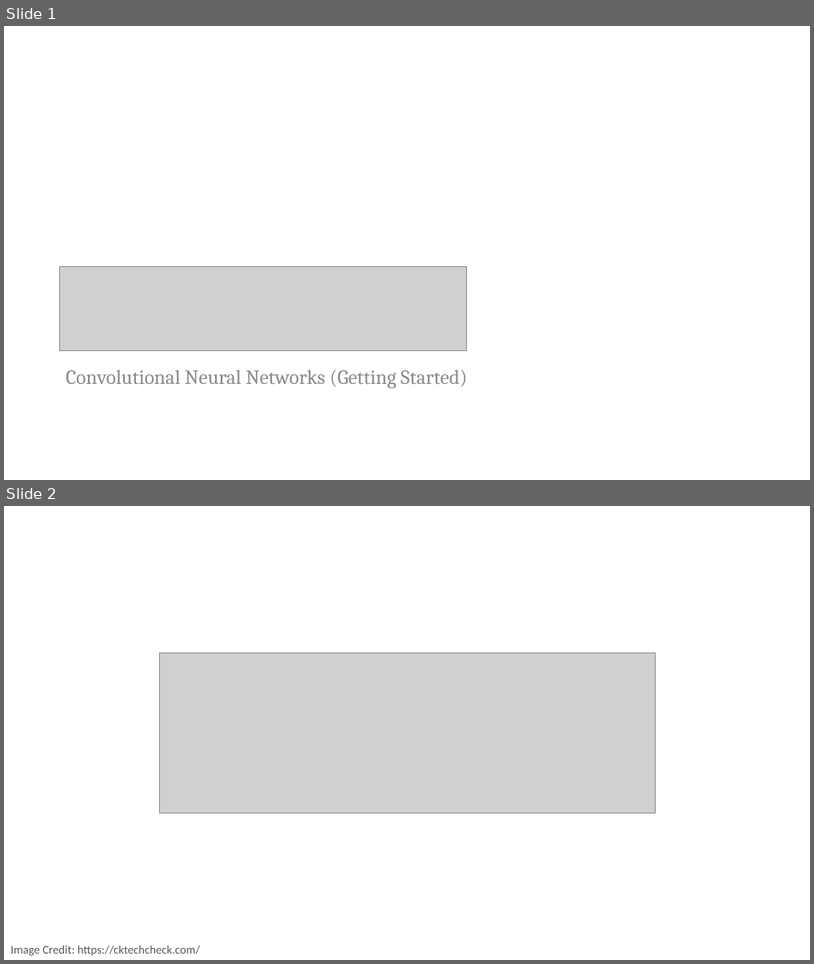
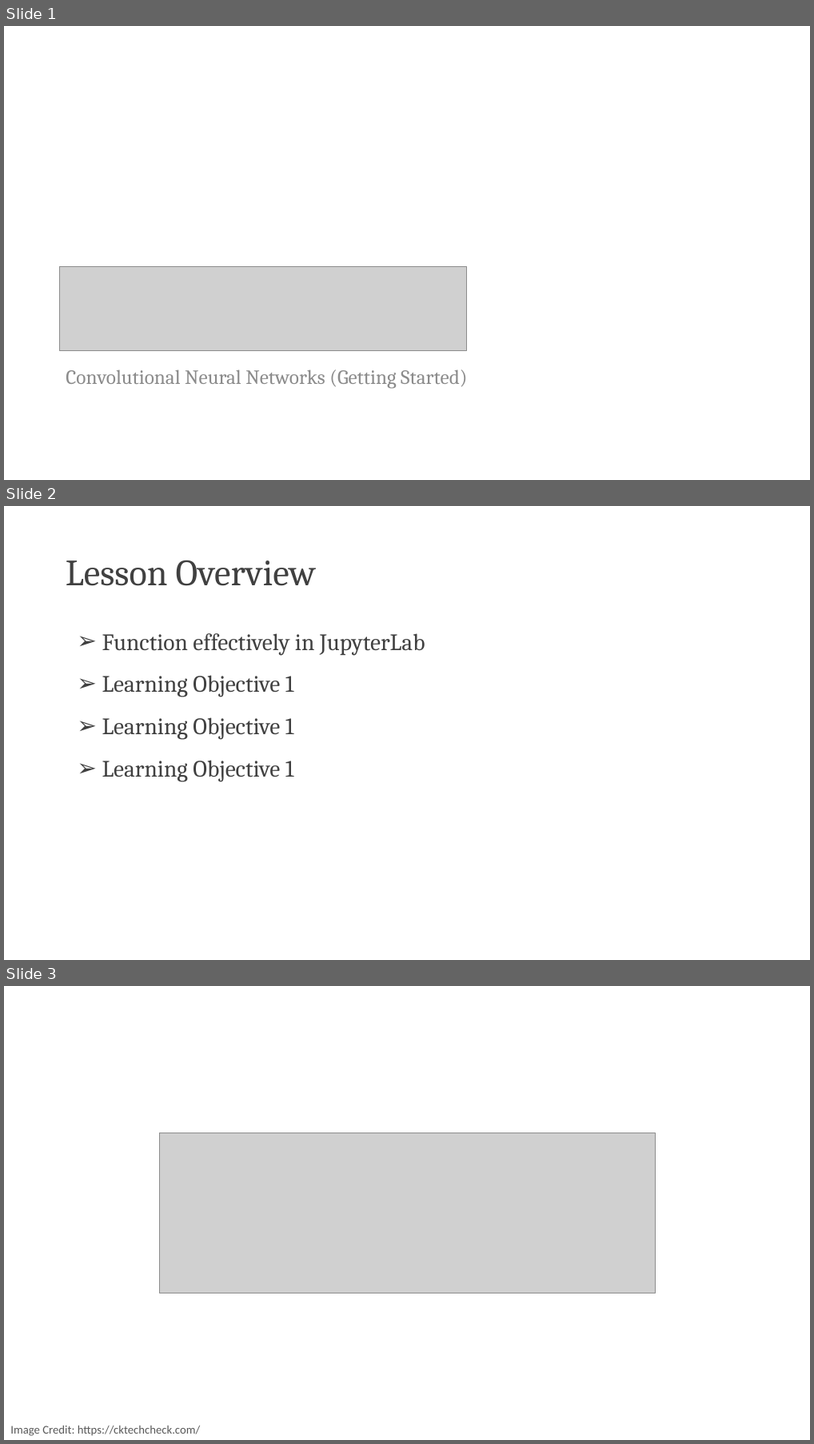
Before and after one commit to PracticumAI/cnn, a slide deck: presentations/01_cnn_intro.pptx. Shown one above the other, each under a label of ours: slides 1 and 2 before the commit, slides 1, 2 and 3 after it. The pictures are 814x964 and 814x1444 pixels, drawn with LibreOffice and Linux fonts; fonts in the diff are those of the drawing; grey boxes stand for pictures. Boxes give left, top, right and bottom in pixels: in the first picture for what was removed or moved away, otherwise in the second. Text is boxed around its words. In the diff, an @@ line names an element or a change of style, - is before the commit and + after.

```diff
--- a/presentations/01_cnn_intro.pptx
+++ b/presentations/01_cnn_intro.pptx
@@ slide 2 added at (4, 506, 810, 960), background #FFFFFF @@
@@ title added at (66, 560, 316, 586), 44 pt, text #404040 @@
+Lesson Overview
@@ text added at (102, 633, 426, 655), 28 pt, text #404040 @@
+➢ Function effectively in JupyterLab
@@ text added at (102, 675, 294, 697), 28 pt, text #404040 @@
+➢ Learning Objective 1
@@ text added at (102, 717, 294, 740), 28 pt, text #404040 @@
+➢ Learning Objective 1
@@ text added at (102, 760, 294, 782), 28 pt, text #404040 @@
+➢ Learning Objective 1
@@ what was slide 2 is now slide 3 @@
```
Also in this commit, not shown: 1 slide changed, 5 other slides added, 2 slides removed, 4 other files.
